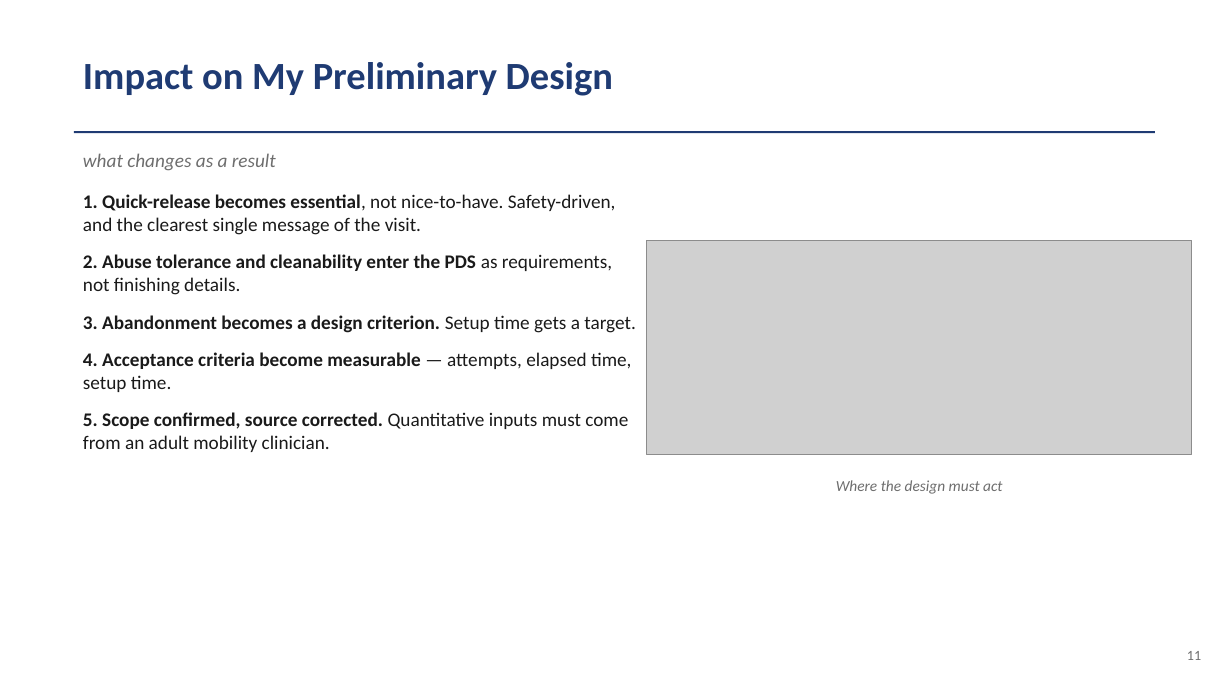
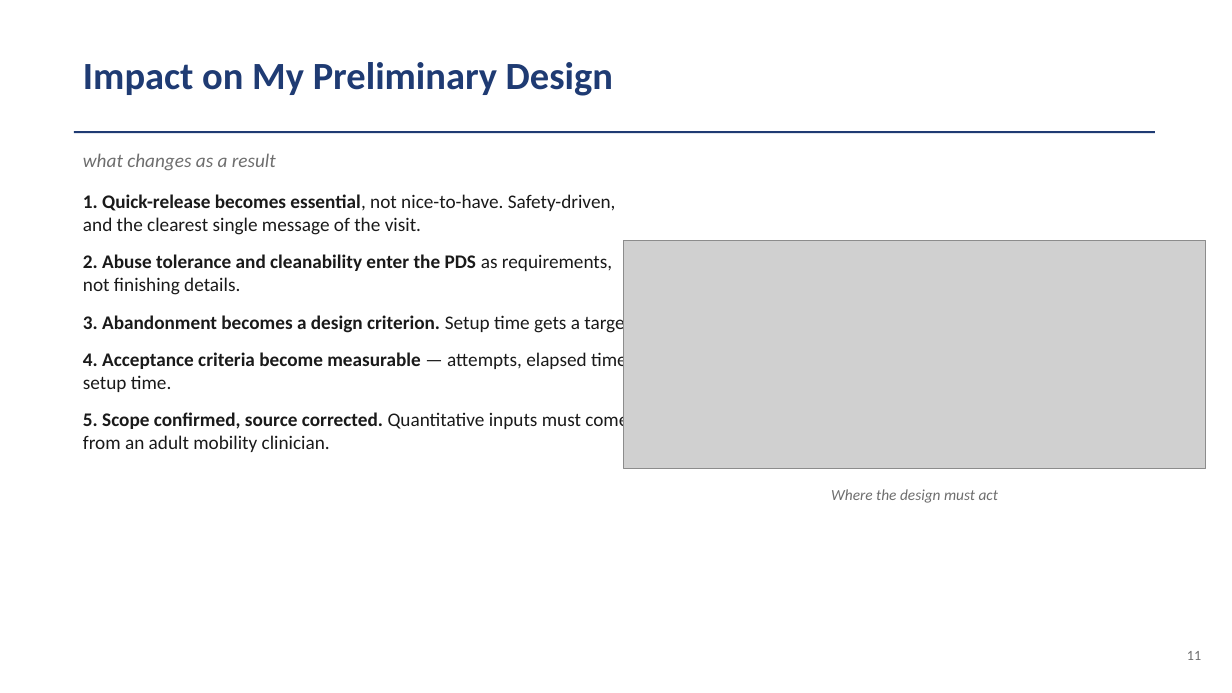
Before and after one commit to VanceVan/cccoding, a slide deck: slide 11 of module-10/Module_10_Rehab_Center_Experience.pptx. Drawn at 1232x693 pixels with LibreOffice and Linux fonts; fonts in the diff are those of the drawing; grey boxes stand for pictures. Boxes give left, top, right and bottom in pixels: in the first picture for what was removed or moved away, otherwise in the second. Text is boxed around its words. In the diff, an @@ line names an element or a change of style, - is before the commit and + after.

```diff
--- a/module-10/Module_10_Rehab_Center_Experience.pptx
+++ b/module-10/Module_10_Rehab_Center_Experience.pptx
@@ picture: place and size @@
-picture at bbox=[647, 240, 1192, 455]
+picture at bbox=[624, 240, 1206, 470]
@@ text "Where the design must act": place and size @@
-text "Where the design must act" at bbox=[836, 480, 1002, 494]
+text "Where the design must act" at bbox=[831, 489, 998, 503]
```
Also in this commit, not shown: 2 other slides changed, 5 other files.
